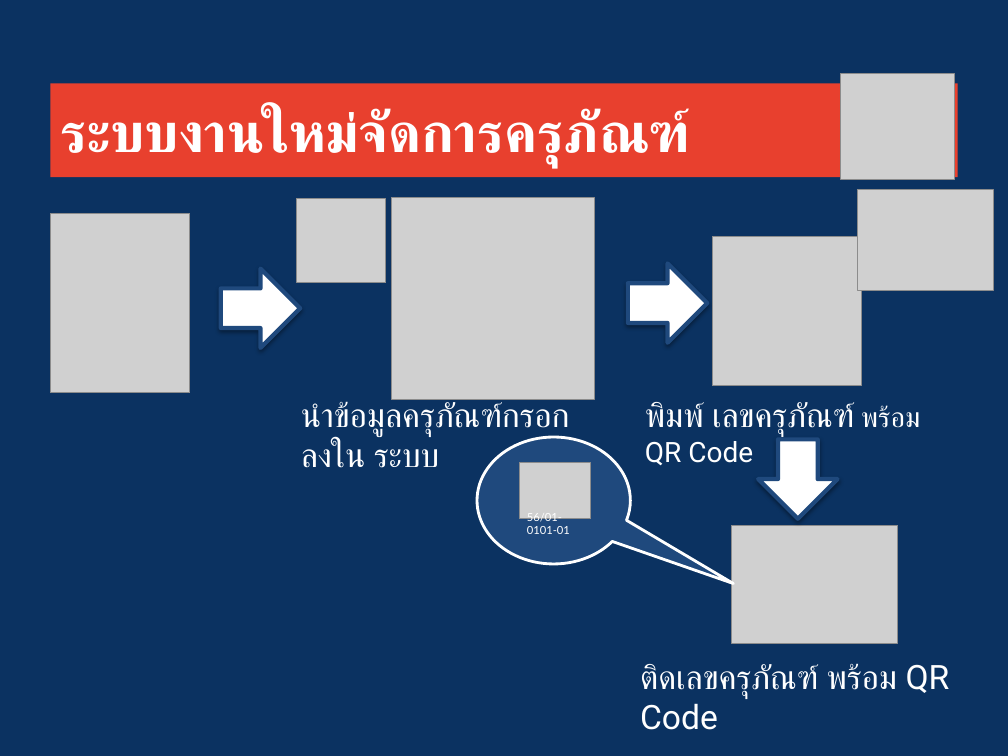
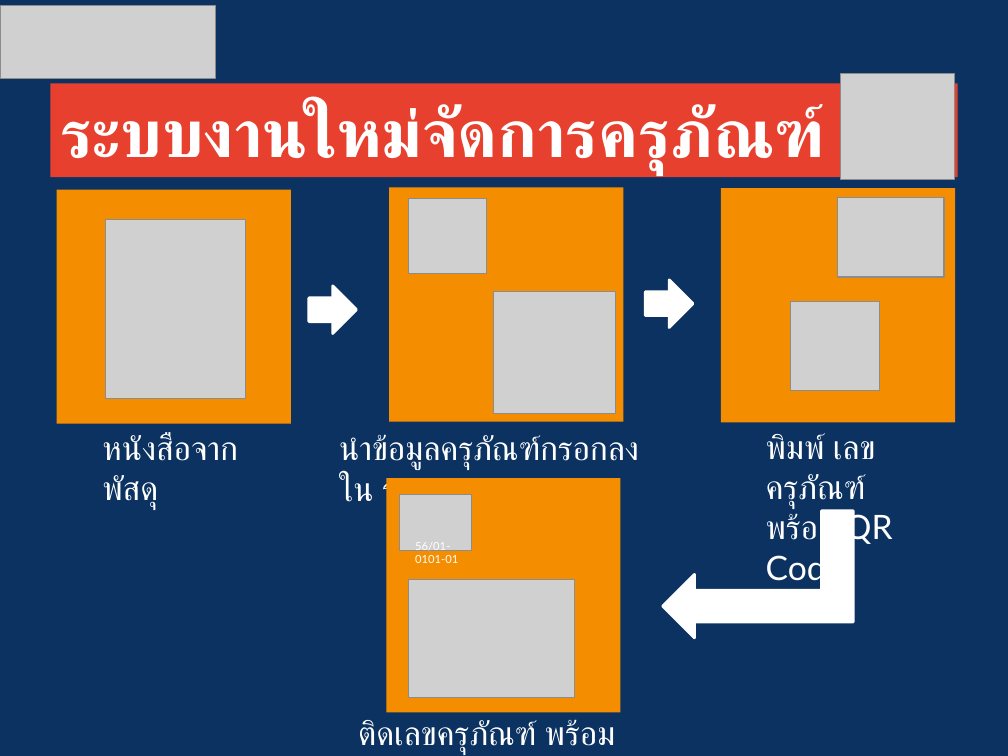
Before and after one commit to JhunCabas/asset-project-system, a slide deck: slide 9 of ASSET_DOC/ASSET_Proposal/ASSET_Final.pptx. Drawn at 1008x756 pixels with LibreOffice and Linux fonts; fonts in the diff are those of the drawing; grey boxes stand for pictures; background and template pictures are left out. Boxes give left, top, right and bottom in pixels: in the first picture for what was removed or moved away, otherwise in the second. Text is boxed around its words. In the diff, an @@ line names an element or a change of style, - is before the commit and + after.

```diff
--- a/ASSET_DOC/ASSET_Proposal/ASSET_Final.pptx
+++ b/ASSET_DOC/ASSET_Proposal/ASSET_Final.pptx
@@ picture added at box(0, 5, 215, 79) @@
@@ title "ระบบงานใหม่จัดการครุภัณฑ์" at box(50, 84, 958, 177): size 39.6 to 48 pt, font Roboto to Lato @@
@@ rectangle added at box(56, 190, 290, 423), fill #F58D01 @@
@@ picture removed at box(297, 199, 386, 283) @@
@@ rectangle added at box(389, 187, 623, 421), fill #F58D01 @@
@@ picture removed at box(392, 198, 595, 400) @@
@@ picture added at box(408, 199, 487, 273) @@
@@ rectangle added at box(721, 188, 955, 422), fill #F58D01 @@
@@ picture: place and size @@
-picture at box(858, 190, 994, 290)
+picture at box(837, 198, 943, 277)
@@ picture: place and size @@
-picture at box(50, 214, 190, 393)
+picture at box(106, 219, 245, 398)
@@ right arrow at box(308, 286, 356, 334): outline #1F497D 3 pt to #FFFFFF 2 pt; shadow off @@
@@ right arrow: place and size @@
-right arrow at box(221, 268, 300, 348)
+right arrow at box(308, 286, 356, 334)
@@ picture added at box(493, 291, 616, 414) @@
@@ right arrow: place and size @@
-right arrow at box(628, 263, 708, 343)
+right arrow at box(645, 280, 692, 328)
@@ right arrow at box(645, 280, 692, 328): outline #1F497D 3 pt to #FFFFFF 2 pt; shadow off @@
@@ picture: place and size @@
-picture at box(713, 237, 862, 386)
+picture at box(790, 301, 879, 390)
@@ text added at box(102, 434, 238, 509), 24 pt, text #FFFFFF @@
+หนังสือจากพัสดุ
@@ text "นำข้อมูลครุภัณฑ์กรอกลงใน ระบบ": place and size @@
-text "นำข้อมูลครุภัณฑ์กรอกลงใน ระบบ" at box(301, 401, 570, 468)
+text "นำข้อมูลครุภัณฑ์กรอกลงใน ระบบ" at box(339, 435, 639, 510)
@@ text "นำข้อมูลครุภัณฑ์กรอกลงใน ระบบ" at box(339, 435, 639, 510): font Roboto to Lato @@
@@ speech bubble removed at box(477, 437, 630, 564) @@
@@ text "พิมพ์ เลขครุภัณฑ์ พร้อม QR Code": place and size @@
-text "พิมพ์ เลขครุภัณฑ์ พร้อม QR Code" at box(645, 402, 920, 465)
+text "พิมพ์ เลขครุภัณฑ์ พร้อม QR Code" at box(766, 433, 866, 548)
@@ text "พิมพ์ เลขครุภัณฑ์ พร้อม QR Code" at box(766, 433, 866, 548): size 20 to 24 pt in "พร้อม QR Code"; font Roboto to Lato @@
@@ right arrow removed at box(758, 439, 838, 519) @@
@@ rectangle added at box(386, 478, 620, 712), fill #F58D01 @@
@@ picture: place and size @@
-picture at box(519, 463, 591, 519)
+picture at box(400, 495, 472, 551)
@@ text "ติดเลขครุภัณฑ์ พร้อม QR Code" at box(358, 511, 893, 754): font Roboto to Lato @@
@@ text "ติดเลขครุภัณฑ์ พร้อม QR Code": place and size @@
-text "ติดเลขครุภัณฑ์ พร้อม QR Code" at box(640, 663, 950, 730)
+text "ติดเลขครุภัณฑ์ พร้อม QR Code" at box(358, 511, 893, 754)
@@ text "56/01-0101-01": place and size @@
-text "56/01-0101-01" at box(527, 513, 570, 534)
+text "56/01-0101-01" at box(415, 542, 458, 563)
@@ bent up arrow added at box(663, 511, 853, 638), fill #FFFFFF, outline #FFFFFF 2 pt @@
@@ picture: place and size @@
-picture at box(732, 525, 898, 643)
+picture at box(408, 580, 575, 698)
```
Also in this commit, not shown: 19 other slides changed, 2 slides added, 1 slide removed, 2 other files.
